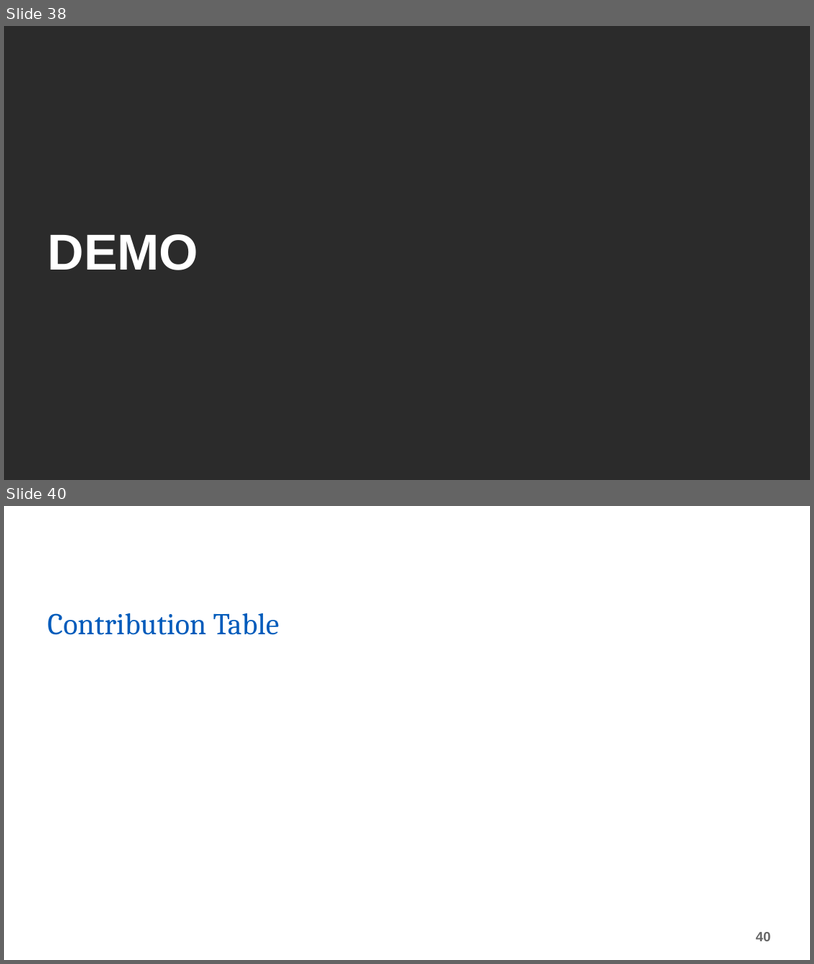
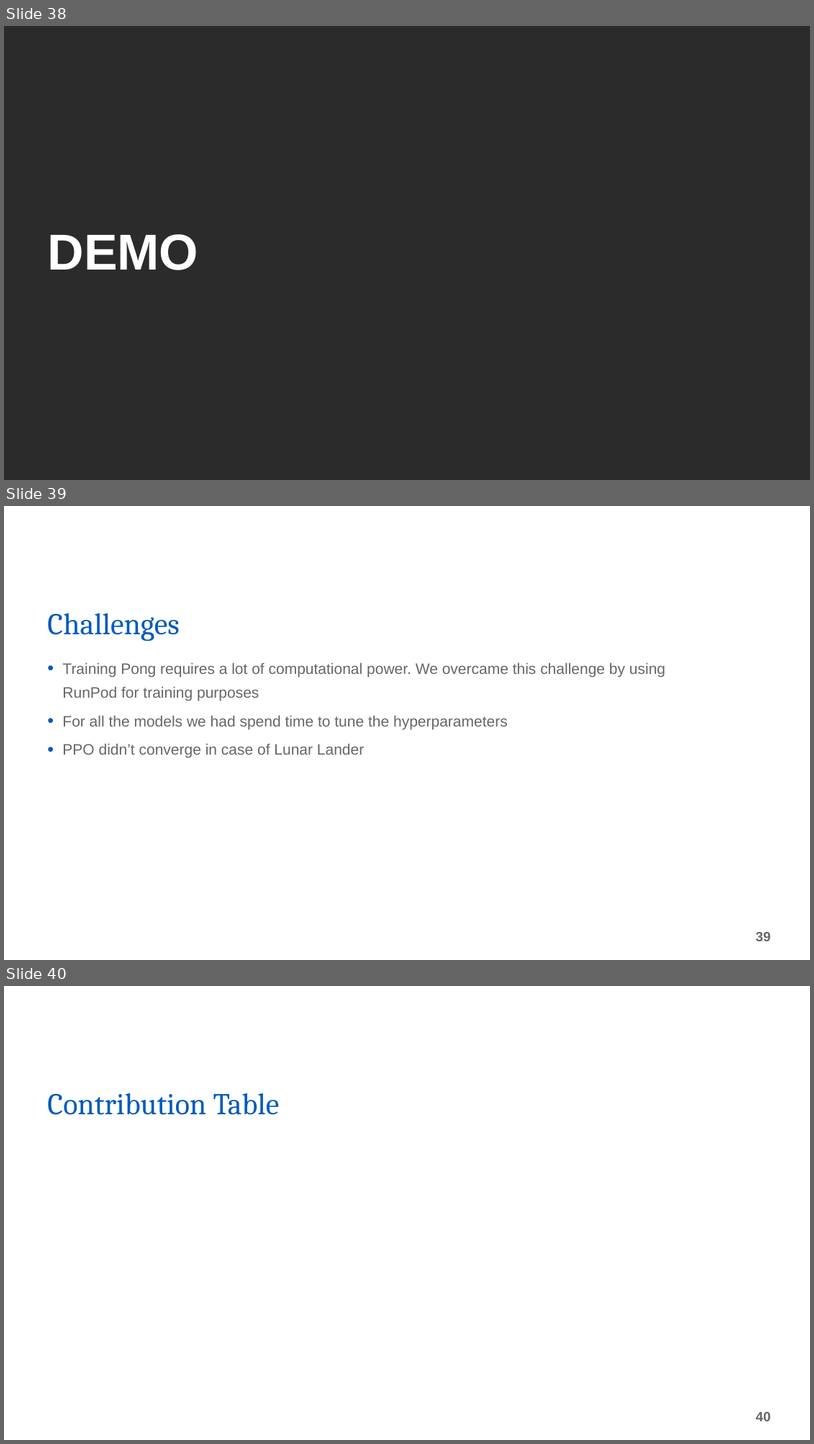
Before and after one commit to vivek-viswam-rv/rl-experiments, a slide deck: Final Project Presentation.pptx. Shown one above the other, each under a label of ours: slides 38 and 40 before the commit, slides 38, 39 and 40 after it; the slides between them are not shown. The pictures are 814x964 and 814x1444 pixels, drawn with LibreOffice and Linux fonts; fonts in the diff are those of the drawing; background and template pictures are left out; a plain dark background stands for a picture behind light text. Boxes give left, top, right and bottom in pixels: in the first picture for what was removed or moved away, otherwise in the second. Text is boxed around its words. In the diff, an @@ line names an element or a change of style, - is before the commit and + after.

```diff
--- a/Final Project Presentation.pptx
+++ b/Final Project Presentation.pptx
@@ slide 39 added at (4,506,810,960), background picture (left out) @@
@@ title added at (47,613,179,641), 36 pt, text #005BBB @@
+Challenges
@@ text added at (62,663,666,758), 18 pt, text #666666 @@
+• Training Pong requires a lot of computational power. We overcame this challenge by using RunPod for training purposes
+• For all the models we had spend time to tune the hyperparameters
+• PPO didn’t converge in case of Lunar Lander
@@ page number added at (756,932,772,941), 16 pt, text #666666, bold @@
+39
```
Also in this commit, not shown: 2 other slides added, 1 slide removed.
